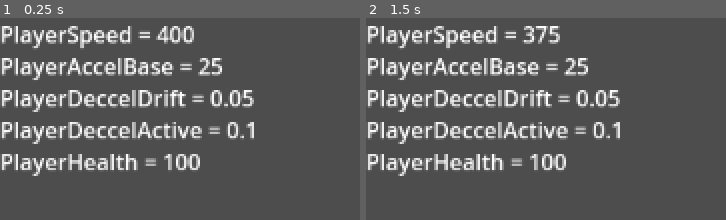
Above: before the commit, frames 1-2 (left to right).
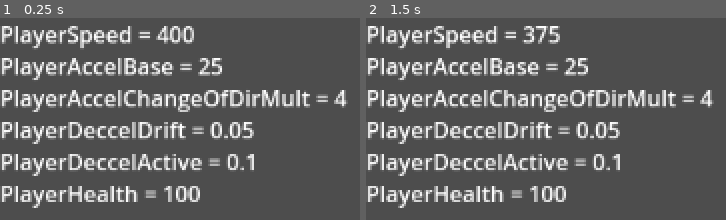
Above: after the commit, the same moments.

Repository: TheBritz/kung-flu
Game: Godot game, scene res://server_properties.tscn
The game is run twice, just before and just after one commit, with the same random seed, the same clock (stepped at 60 frames per second) and the same inputs. This scene is started directly instead of the project's main scene.
Inputs:
- Up to frame 1 (0.25 s): no input
- Up to frame 2 (1.5 s): tap Enter at 0.5 s; hold Right (ui_right) 0.53-1.28 s; tap Space at 1.25 s; hold Down (ui_down) from 1.28 s (still down)

The runs differ from the first frame. In frame 1, 10% of the frame differs, in the area x 0-97%, y 35-95%; in frame 2, 10%.

Commit message:
adding change of direction accel multiplier

Diff:
--- a/basic_player.gd
+++ b/basic_player.gd
@@ -14,6 +14,12 @@
 		# Break input into x and y
 		var xAcc = inputAcc.x
 		var yAcc = inputAcc.y
+
+		# Handle change of direction
+		if velocity.x != 0 && inputAcc.x != 0 && sign(inputAcc.x) != sign(velocity.x):
+			xAcc *= serverProperties.PlayerAccelChangeOfDirMult
+		if velocity.y != 0 && inputAcc.y != 0 && sign(inputAcc.y) != sign(velocity.y):
+			yAcc *= serverProperties.PlayerAccelChangeOfDirMult
 
 		# Handle decceleration
 		if inputAcc.x == 0:
--- a/server_properties.gd
+++ b/server_properties.gd
@@ -3,10 +3,16 @@
 var capsRegex: RegEx = RegEx.new()
 var label: RichTextLabel = null
 
-#Server properties should be defined here and be Pascale case
+#Server properties should be defined here and be Pascal case
+# Max player speed
 @export var PlayerSpeed = 400
+# Base acceleration rate
 @export var PlayerAccelBase = 25
+# Multiplier applied to acceleration when changing direction
+@export var PlayerAccelChangeOfDirMult = 4
+# Decceleration ratio per frame when no inputs are active
 @export var PlayerDeccelDrift = .05
+# Decceleration ratio per frame when inputs are active
 @export var PlayerDeccelActive = .1
 @export var PlayerHealth = 100
 
